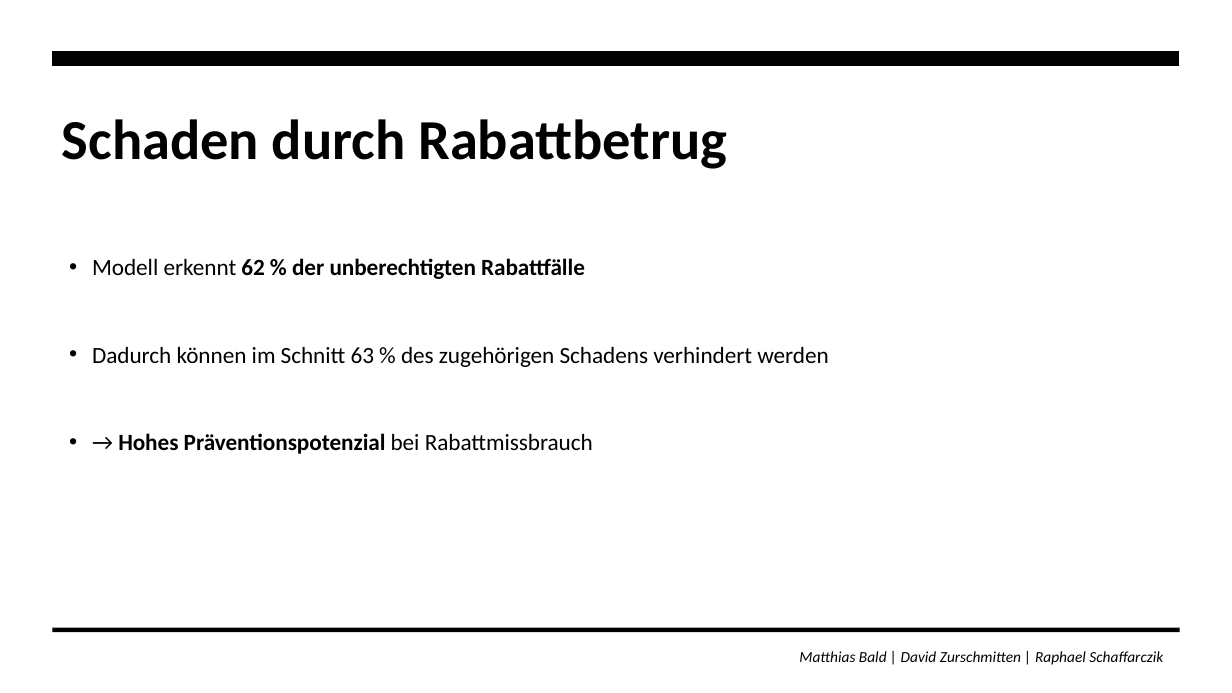
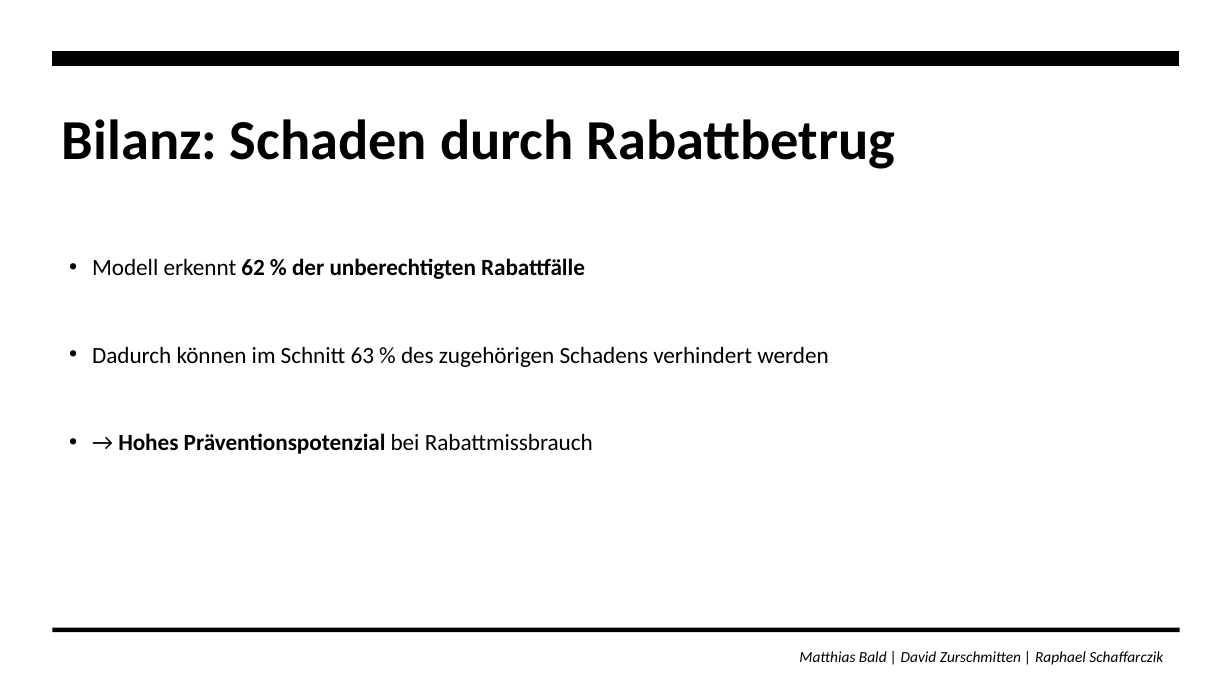
Before and after one commit to zurdavid/projektpraktikum-datascience, a slide deck: slide 68 of präsentationen/Abschlusspräsentation_Entwurf.pptx (slide 70 before the commit). Drawn at 1232x693 pixels with LibreOffice and Linux fonts; fonts in the diff are those of the drawing. Boxes give left, top, right and bottom in pixels: in the first picture for what was removed or moved away, otherwise in the second. Text is boxed around its words. In the diff, an @@ line names an element or a change of style, - is before the commit and + after.

```diff
--- a/präsentationen/Abschlusspräsentation_Entwurf.pptx
+++ b/präsentationen/Abschlusspräsentation_Entwurf.pptx
@@ title at [62,119,895,169]: text changed @@
-Schaden durch Rabattbetrug
+Bilanz: Schaden durch Rabattbetrug
```
Also in this commit, not shown: 9 other slides changed, 1 slide added, 3 slides removed.
